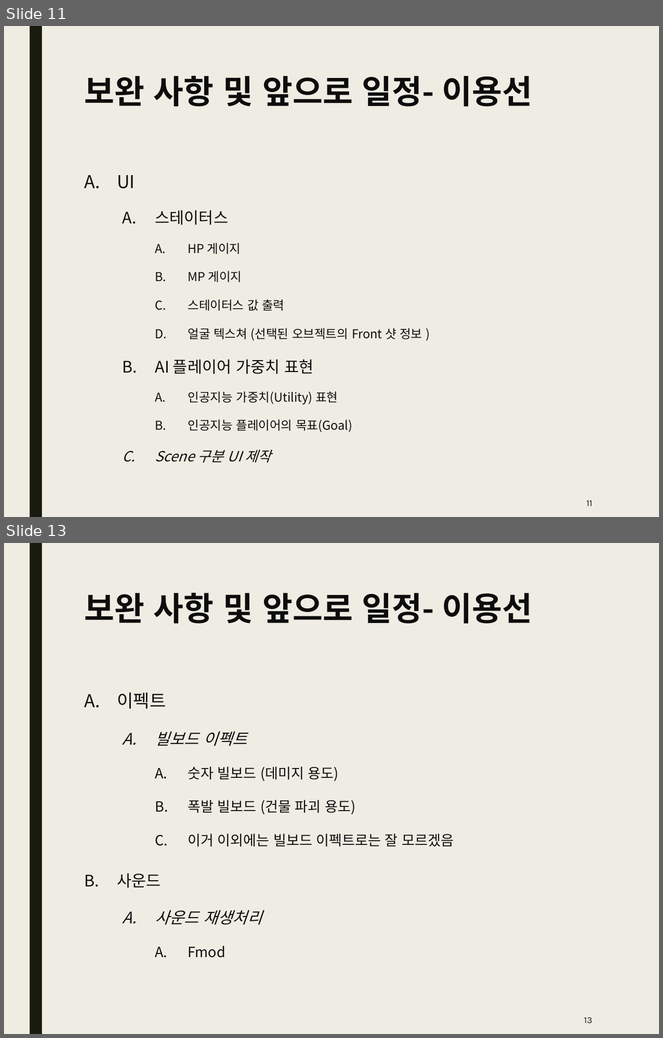
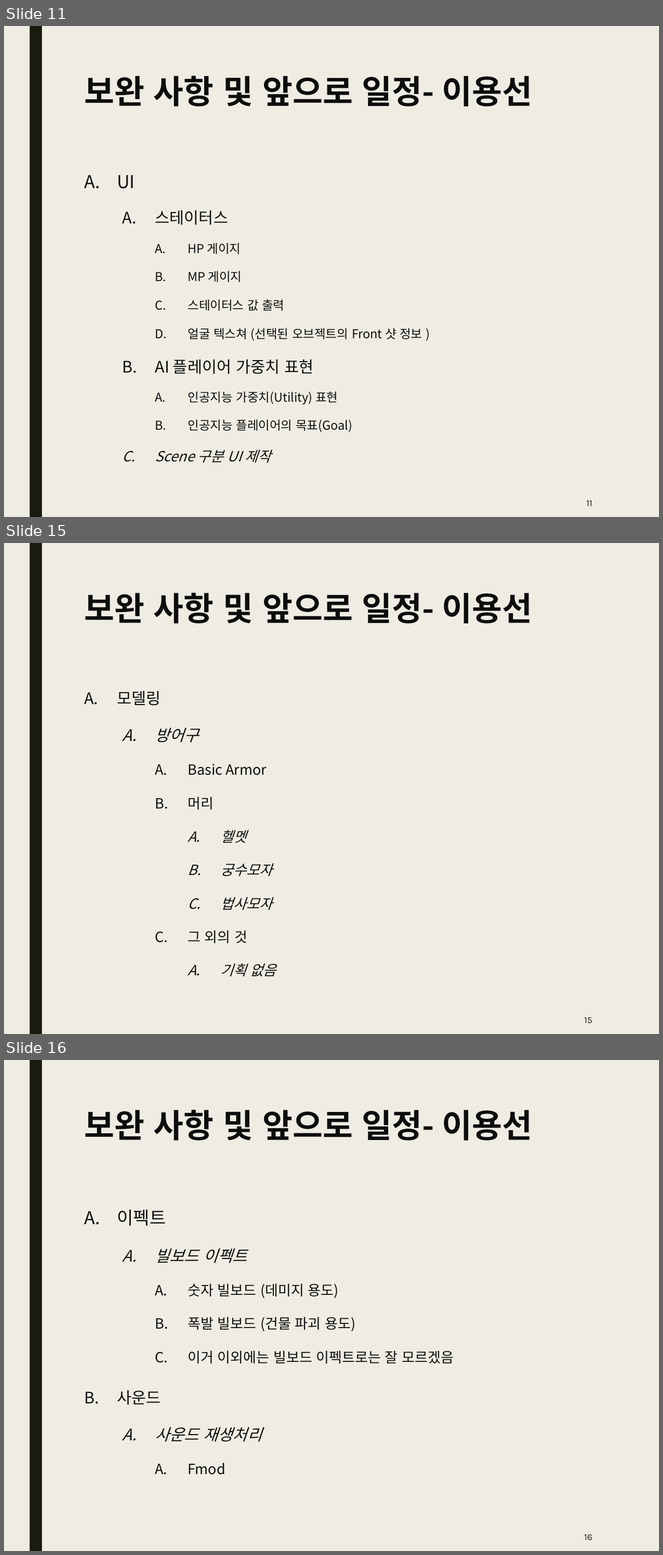
Before and after one commit to Kim2Kang/Documents, a slide deck: 진행사항.pptx. Shown one above the other, each under a label of ours: slides 11 and 13 before the commit, slides 11, 15 and 16 after it; the slides between them are not shown. The pictures are 663x1038 and 663x1555 pixels, drawn with LibreOffice and Linux fonts; fonts in the diff are those of the drawing. Boxes give left, top, right and bottom in pixels: in the first picture for what was removed or moved away, otherwise in the second. Text is boxed around its words. In the diff, an @@ line names an element or a change of style, - is before the commit and + after.

Commit message:
진행사항 업로드
진행사항 업로드

```diff
--- a/진행사항.pptx
+++ b/진행사항.pptx
@@ slide 15 added at <box>4,543,659,1034</box>, background #EFEDE3; not listed: 1 template element that a slide beside it also shows @@
@@ title added at <box>84,593,532,624</box>, 36 pt, text #0D0D0D, bold @@
+보완 사항 및 앞으로 일정- 이용선
@@ text added at <box>117,691,276,977</box>, 15.5 pt, text #0D0D0D @@
+A. 모델링
+  A. 방어구
+    A. Basic Armor
+    B. 머리
+      A. 헬멧
+      B. 궁수모자
+      C. 법사모자
+    C. 그 외의 것
+      A. 기획 없음
@@ page number added at <box>584,1018,593,1023</box>, 10 pt, text #191B0E @@
+15
@@ what was slide 13 is now slide 16 @@
@@ page number at <box>584,1535,593,1540</box>: text changed @@
-13
+16
```
Also in this commit, not shown: 2 slides changed, 2 other slides added.
